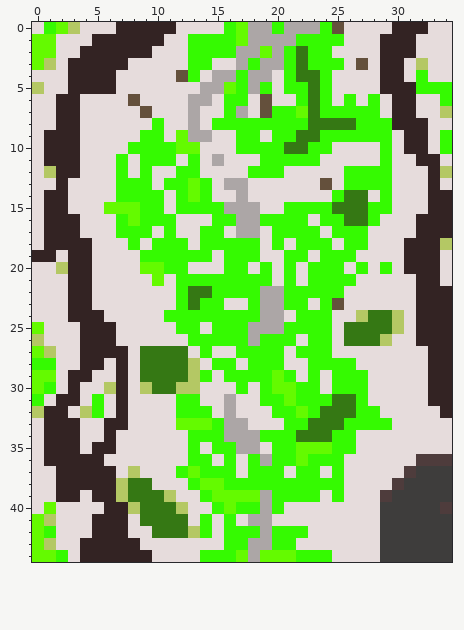
One commit to this pixel-art sprite: ari_gravekeeper_city_path.png. That is the earlier state.
The file is 35x45 pixels. Colours within 5 levels of each other are drawn and written as one.
New version:
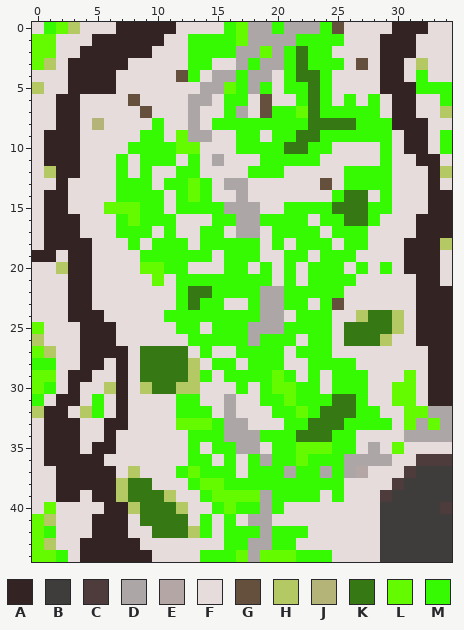
Palette (. is transparent): A #332323  B #3e3d3c  C #4e3c3c  D #aca6a6  E #b5a6a6  F #e6dcdc  G #64503c  H #b4c864  J #b4b478  K #357814  L #64fa00  M #35fa01
Commit message: possibly arty colour scheme and buried stuff
From old to new:
@@ x 3..7 @@
  7 AFFFF
- 8 AFFFF
+ 8 AFJFF
  9 AFFFF
@@ x 19..34 @@
 28 MMFFMMMMFFFFFFAA
-29 MLMFMFMMMFFFFFAA
-30 MLLMMFMMMFFFFFAA
-31 MMLMMMKKMFFFFFAA
-32 FMMLMKKKMMFFFFFA
-33 FFMMKKKMMMMFFFFF
-34 MMMKKKMMFFFFFFFF
-35 FMMLLLMMFFFFFFFF
-36 DMMLMMMFFFFFFCCC
-37 MMFMMFMFFFFFCBBB
+29 MLMFMFMMMFFFLFAA
+30 MLLMMFMMMFFLLFAA
+31 MMLMMMKKMFFLLFAA
+32 FMMLMKKKMMFFLLDD
+33 FFMMKKKMMMMFLDLD
+34 MMMKKKMMFFFFDDDD
+35 FMMLLLMMFDFLFFFF
+36 DMMLMMMDDDDFFCCC
+37 MMDMMDMDEFFFCBBB
 38 MMMMMMMFFFFCBBBB
